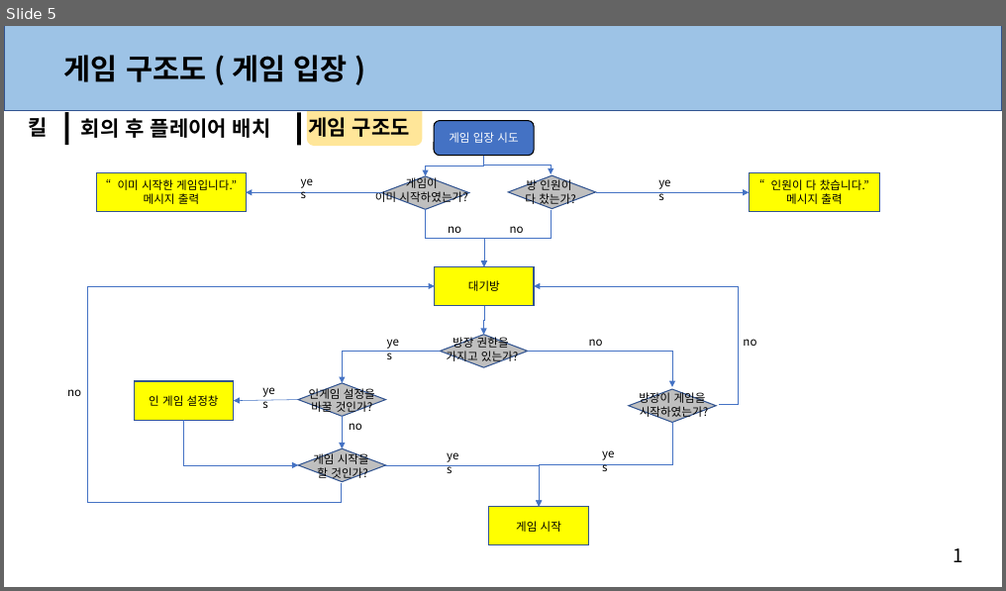
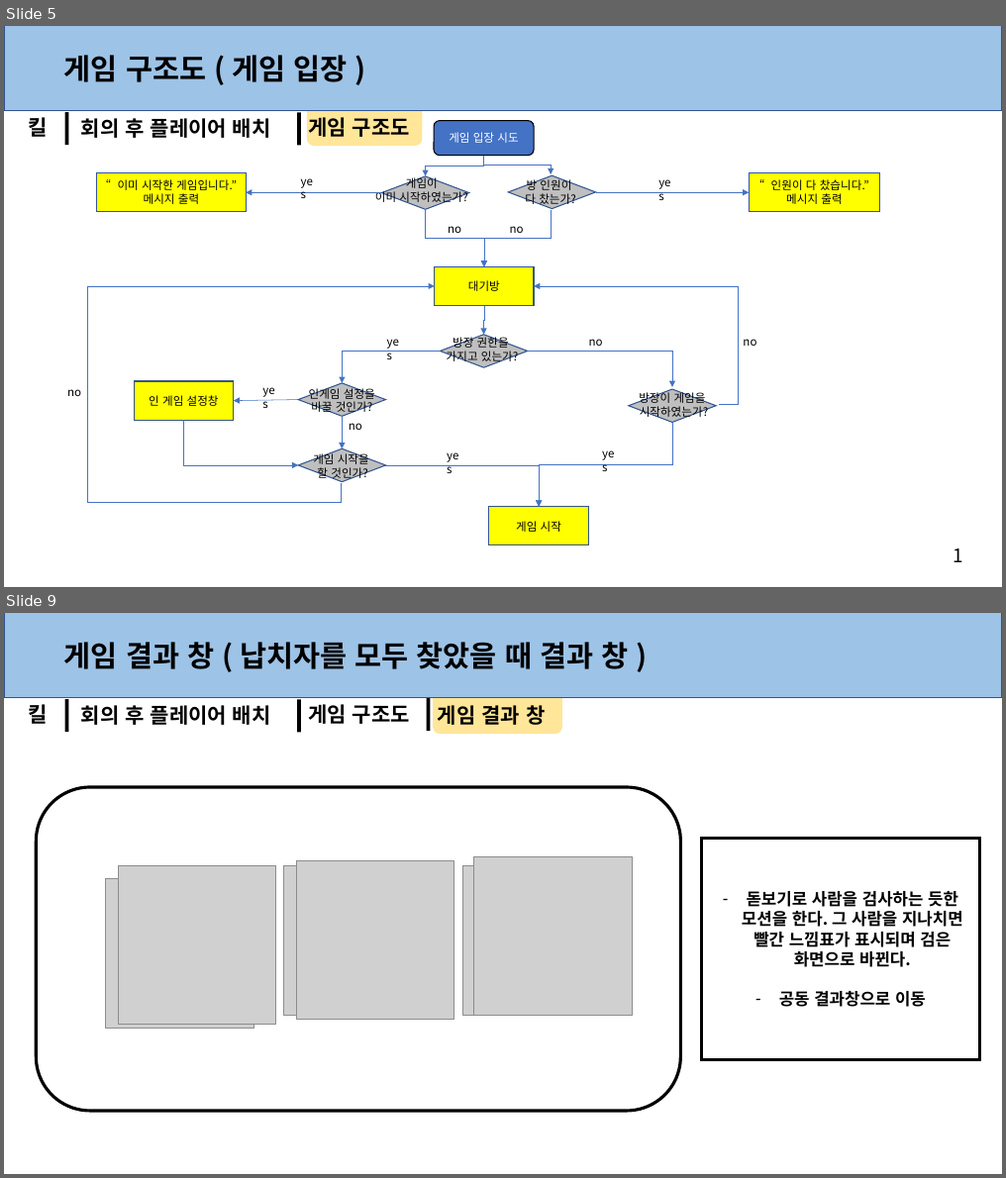
Before and after one commit to anglik0370/EscapeIsland, a slide deck: Document/시스템/시스템.pptx. Shown one above the other, each under a label of ours: slide 5 before the commit, slides 5 and 9 after it; the slides between them are not shown. The pictures are 1006x591 and 1006x1178 pixels, drawn with LibreOffice and Linux fonts; fonts in the diff are those of the drawing; grey boxes stand for pictures. Boxes give left, top, right and bottom in pixels: in the first picture for what was removed or moved away, otherwise in the second. Text is boxed around its words. In the diff, an @@ line names an element or a change of style, - is before the commit and + after.

Commit message:
시스템  기획서 - ( 결과창 모두 완성)

```diff
--- a/Document/시스템/시스템.pptx
+++ b/Document/시스템/시스템.pptx
@@ slide 9 added at box(4, 613, 1002, 1174), background #FFFFFF; not listed: 1 template element that a slide beside it also shows @@
@@ rectangle added at box(4, 613, 1002, 697), fill #9DC3E6, outline #325491 1 pt @@
@@ text added at box(64, 642, 628, 669), 28 pt, text #000000, bold @@
+게임 결과 창 ( 납치자를 모두 찾았을 때 결과 창 )
@@ rectangle added at box(65, 699, 69, 732), fill #000000 @@
@@ rectangle added at box(297, 700, 301, 733), fill #000000 @@
@@ rectangle added at box(426, 698, 430, 731), fill #000000 @@
@@ rounded rectangle added at box(433, 691, 562, 734), fill #FFE699 @@
@@ text added at box(28, 704, 47, 724), 20 pt, text #000000, bold @@
+킬
@@ text added at box(81, 705, 271, 725), 20 pt, text #000000, bold @@
+회의 후 플레이어 배치
@@ text added at box(308, 704, 410, 724), 20 pt, text #000000, bold @@
+게임 구조도
@@ text added at box(438, 705, 545, 725), 20 pt, text #000000, bold @@
+게임 결과 창
@@ rounded rectangle added at box(36, 787, 680, 1110), outline #000000 3 pt @@
@@ rectangle added at box(702, 839, 980, 1060), fill #FFFFFF, outline #000000 3 pt, 16 pt, text #000000, bold @@
+– 돋보기로 사람을 검사하는 듯한 모션을 한다. 그 사람을 지나치면 빨간 느낌표가 표시되며 검은 화면으로 바뀐다.
+– 공동 결과창으로 이동
@@ picture added at box(105, 879, 254, 1029) @@
@@ picture added at box(118, 866, 275, 1024) @@
@@ picture added at box(284, 866, 433, 1015) @@
@@ picture added at box(296, 861, 453, 1019) @@
@@ picture added at box(463, 866, 612, 1015) @@
@@ picture added at box(474, 858, 632, 1016) @@
```
Also in this commit, not shown: 1 slide changed, 3 other slides added.
